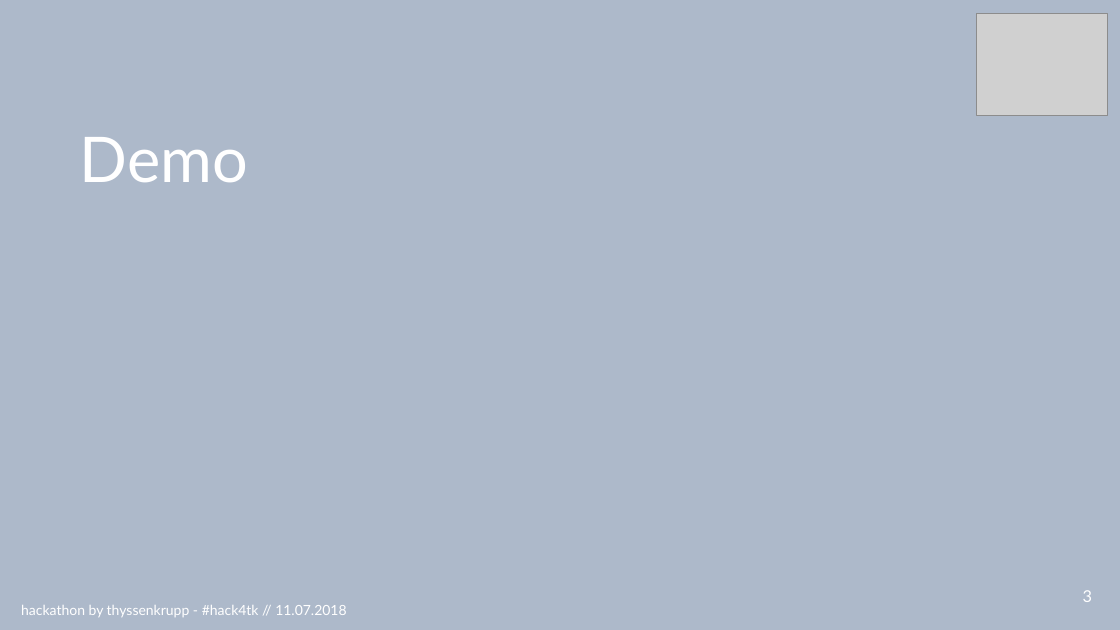
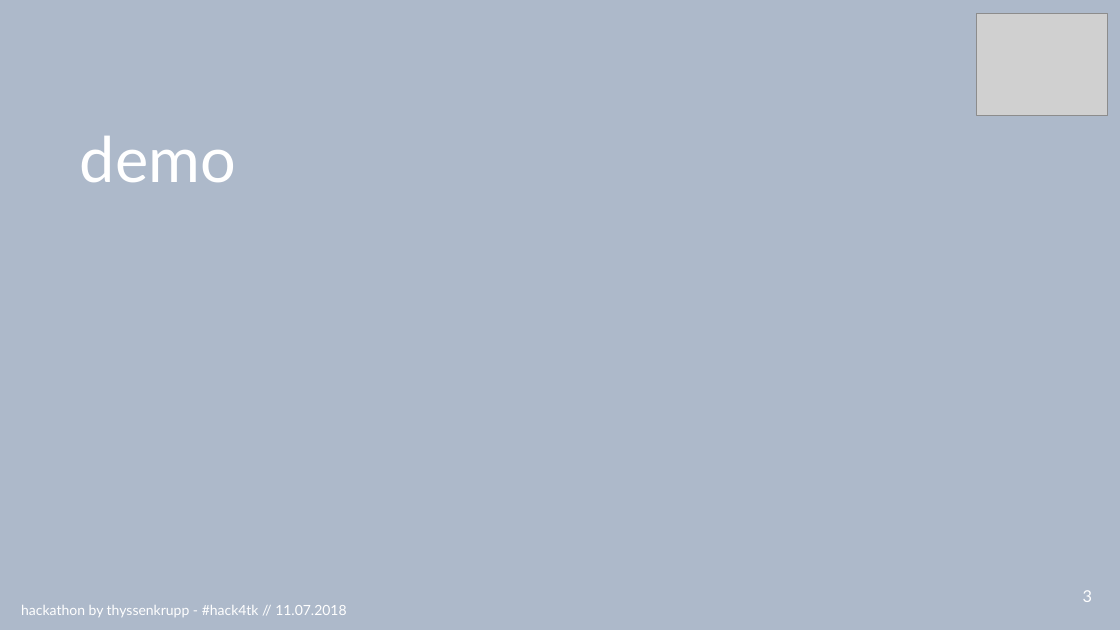
Before and after one commit to RBEGamer/HACK4TK_HACKATHON_2018, a slide deck: slide 5 of presentationHack4tk.pptx. Drawn at 1120x630 pixels with LibreOffice and Linux fonts; fonts in the diff are those of the drawing; grey boxes stand for pictures. Boxes give left, top, right and bottom in pixels: in the first picture for what was removed or moved away, otherwise in the second. Text is boxed around its words. In the diff, an @@ line names an element or a change of style, - is before the commit and + after.

```diff
--- a/presentationHack4tk.pptx
+++ b/presentationHack4tk.pptx
@@ text at (80,136,236,182): text changed @@
-Demo
+demo
```
Also in this commit, not shown: 7 other slides changed.
